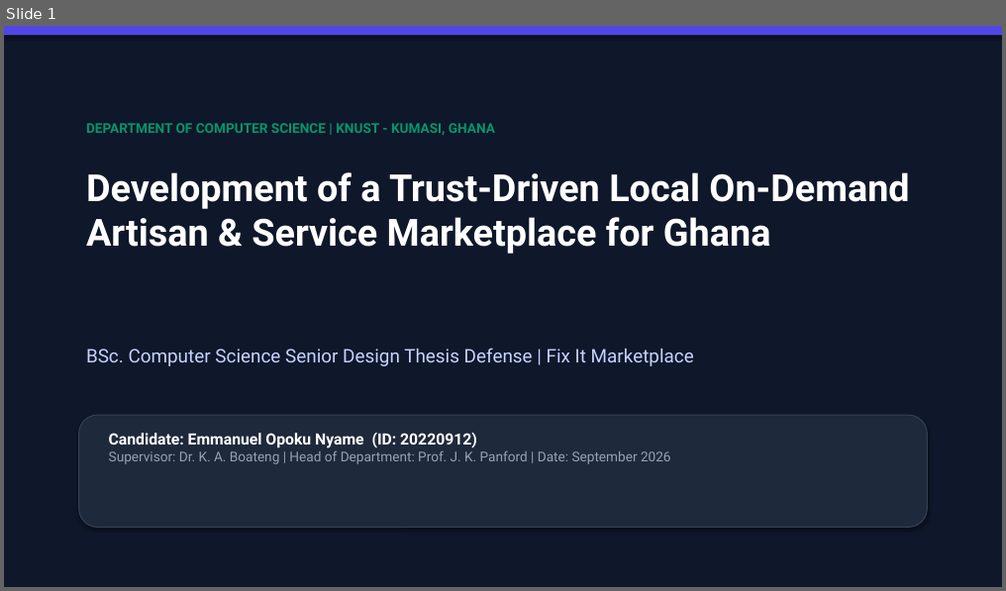
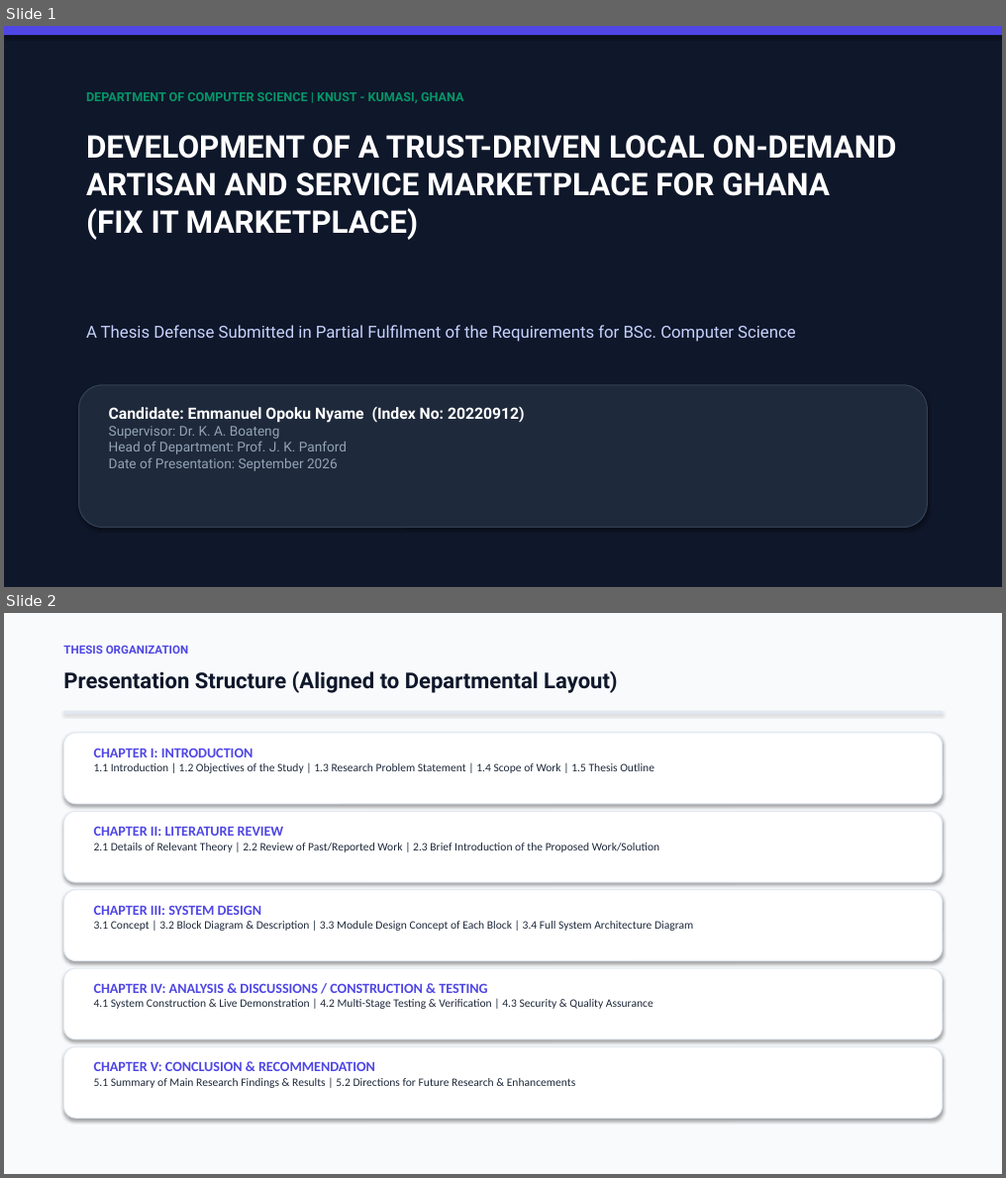
Before and after one commit to emperiumsoul/fix-it-marketplace, a slide deck: Fix_It_Marketplace_Defense_Presentation.pptx. Shown one above the other, each under a label of ours: slide 1 before the commit, slides 1 and 2 after it. The pictures are 1006x591 and 1006x1178 pixels, drawn with LibreOffice and Linux fonts; fonts in the diff are those of the drawing. Boxes give left, top, right and bottom in pixels: in the first picture for what was removed or moved away, otherwise in the second. Text is boxed around its words. In the diff, an @@ line names an element or a change of style, - is before the commit and + after.

Commit message:
docs: align defense presentation slide deck directly to departmental thesis layout template (21 widescreen slides)

```diff
--- a/Fix_It_Marketplace_Defense_Presentation.pptx
+++ b/Fix_It_Marketplace_Defense_Presentation.pptx
@@ slide 2 added at [4, 613, 1002, 1174], background #F8FAFC @@
@@ text added at [63, 645, 189, 654], 11 pt, text #4F46E5, bold @@
+THESIS ORGANIZATION
@@ text added at [63, 671, 618, 693], 21 pt, text #0F172A, bold @@
+Presentation Structure (Aligned to Departmental Layout)
@@ rectangle added at [63, 712, 943, 713], fill #E2E8F0, outline #E2E8F0 0.75 pt @@
@@ rounded rectangle added at [63, 733, 943, 804], fill #FFFFFF, outline #E2E8F0 1 pt @@
@@ text added at [94, 748, 654, 773], 11 pt, text #1E293B @@
+CHAPTER I: INTRODUCTION
+1.1 Introduction | 1.2 Objectives of the Study | 1.3 Research Problem Statement | 1.4 Scope of Work | 1.5 Thesis Outline
@@ rounded rectangle added at [63, 811, 943, 882], fill #FFFFFF, outline #E2E8F0 1 pt @@
@@ text added at [94, 826, 659, 853], 11 pt, text #1E293B @@
+CHAPTER II: LITERATURE REVIEW
+2.1 Details of Relevant Theory | 2.2 Review of Past/Reported Work | 2.3 Brief Introduction of the Proposed Work/Solution
@@ rounded rectangle added at [63, 890, 943, 961], fill #FFFFFF, outline #E2E8F0 1 pt @@
@@ text added at [94, 905, 693, 931], 11 pt, text #1E293B @@
+CHAPTER III: SYSTEM DESIGN
+3.1 Concept | 3.2 Block Diagram & Description | 3.3 Module Design Concept of Each Block | 3.4 Full System Architecture Diagram
@@ rounded rectangle added at [63, 968, 943, 1040], fill #FFFFFF, outline #E2E8F0 1 pt @@
@@ text added at [94, 983, 653, 1009], 11 pt, text #1E293B @@
+CHAPTER IV: ANALYSIS & DISCUSSIONS / CONSTRUCTION & TESTING
+4.1 System Construction & Live Demonstration | 4.2 Multi-Stage Testing & Verification | 4.3 Security & Quality Assurance
@@ rounded rectangle added at [63, 1048, 943, 1118], fill #FFFFFF, outline #E2E8F0 1 pt @@
@@ text added at [94, 1061, 575, 1088], 11 pt, text #1E293B @@
+CHAPTER V: CONCLUSION & RECOMMENDATION
+5.1 Summary of Main Research Findings & Results | 5.2 Directions for Future Research & Enhancements
@@ slide 1 changed as well @@
@@ text "DEPARTMENT OF COMPUTER SCIENCE | ...": place and size @@
-text "DEPARTMENT OF COMPUTER SCIENCE | ..." at [86, 123, 495, 135]
+text "DEPARTMENT OF COMPUTER SCIENCE | ..." at [86, 92, 464, 103]
@@ text "DEPARTMENT OF COMPUTER SCIENCE | ..." at [86, 92, 464, 103]: size 13 to 12 pt @@
@@ text at [86, 135, 897, 240]: text changed; size 36 to 30 pt @@
-Development of a Trust-Driven Local On-Demand Artisan & Service Marketplace for Ghana
+DEVELOPMENT OF A TRUST-DRIVEN LOCAL ON-DEMAND ARTISAN AND SERVICE MARKETPLACE FOR GHANA
+(FIX IT MARKETPLACE)
@@ text at [86, 325, 796, 342]: text changed; size 18 to 16 pt @@
-BSc. Computer Science Senior Design Thesis Defense | Fix It Marketplace
+A Thesis Defense Submitted in Partial Fulfilment of the Requirements for BSc. Computer Science
@@ rounded rectangle: place and size @@
-rounded rectangle at [79, 415, 927, 528]
+rounded rectangle at [79, 385, 927, 528]
@@ text at [109, 407, 525, 472]: text changed @@
-Candidate: Emmanuel Opoku Nyame (ID: 20220912)
-Supervisor: Dr. K. A. Boateng | Head of Department: Prof. J. K. Panford | Date: September 2026
+Candidate: Emmanuel Opoku Nyame (Index No: 20220912)
+Supervisor: Dr. K. A. Boateng
+Head of Department: Prof. J. K. Panford
+Date of Presentation: September 2026
```
Also in this commit, not shown: 5 other slides changed, 14 other slides added, 13 slides removed, 1 other file.
